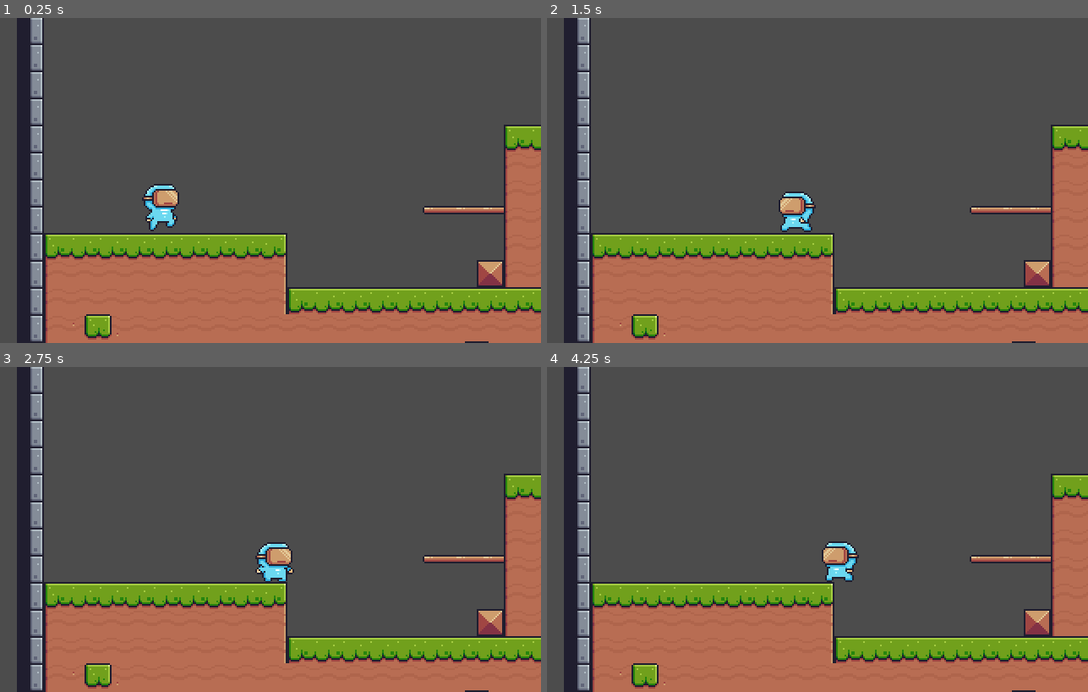
Above: before the commit, frames 1-4 (two rows, left to right).
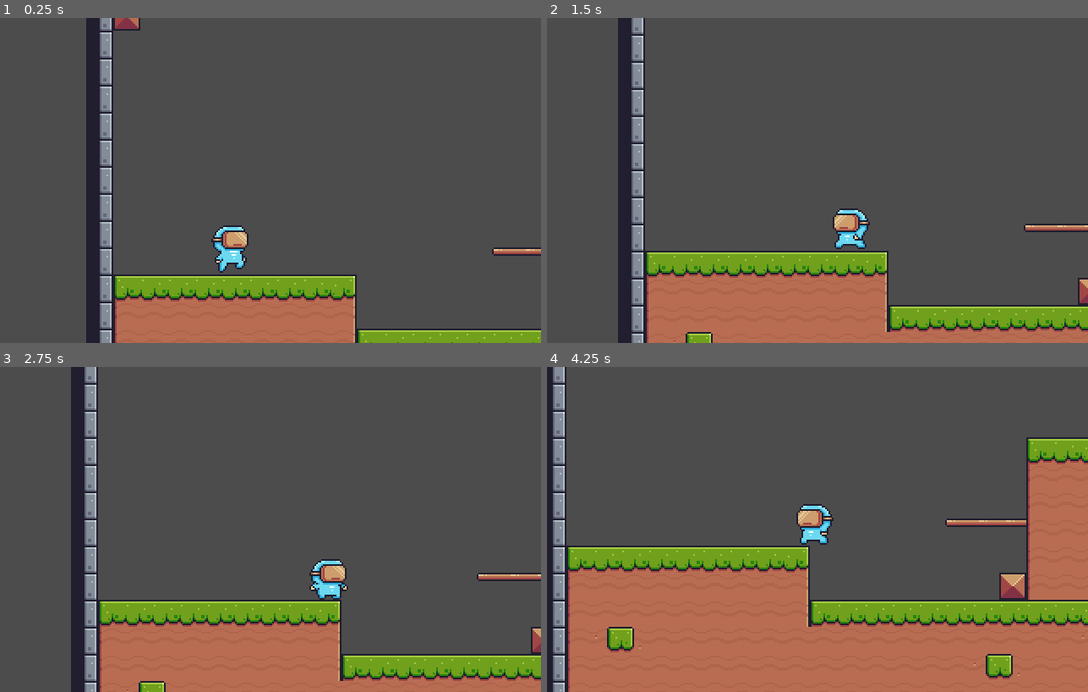
Above: after the commit, the same moments.

Repository: mayaramends/TEI_godot
Game: Godot game, scene res://Levels/Level_01.tscn
Two runs of this game, one before a commit and one after it. Both use one fixed random seed, a clock stepped at 60 frames per second and the inputs below.
Inputs:
- Up to frame 1 (0.25 s): no input
- Up to frame 2 (1.5 s): hold Right (move_right) 0.53-1.28 s; tap Space (jump) at 0.77 s; hold Left (move_left) from 1.28 s (still down)
- Up to frame 3 (2.75 s): tap Space (jump) at 1.52 s; release Left (move_left) at 2.03 s; hold Right (move_right) from 2.03 s (still down)
- Up to frame 4 (4.25 s): tap Space (jump) at 3.02, 3.77 s; release Right (move_right) at 3.53 s; hold Left (move_left) from 3.53 s (still down)

The runs differ from the first frame. In frame 1, 32% of the frame differs, in the area x 3-100%, y 0-100%; in frame 2, 29%; in frame 3, 29%; in frame 4, 32%, in the area x 0-100%, y 0-100%.

Commit message:
camera e limintes (mais bugs arrumados)

Diff:
--- a/Levels/Level_01.tscn
+++ b/Levels/Level_01.tscn
@@ -61,7 +61,7 @@
 points = PoolVector2Array( 0, 0, 16, 0, 16, 16, 0, 16 )
 
 [sub_resource type="ConvexPolygonShape2D" id=24]
-points = PoolVector2Array( 0, 16, 16, 16, 16, 16, 0, 16 )
+points = PoolVector2Array( 0, 0, 16, 0, 16, 16, 0, 16 )
 
 [sub_resource type="ConvexPolygonShape2D" id=25]
 points = PoolVector2Array( 0, 0, 16, 0, 16, 16, 0, 16 )
--- a/Scenes/Player.tscn
+++ b/Scenes/Player.tscn
@@ -265,3 +265,18 @@
 enabled = true
 cast_to = Vector2( 0, 12 )
 collision_mask = 8
+
+[node name="Camera2D" type="Camera2D" parent="."]
+current = true
+limit_left = -32
+limit_bottom = 260
+limit_smoothed = true
+drag_margin_h_enabled = true
+drag_margin_v_enabled = true
+smoothing_enabled = true
+drag_margin_left = 0.4
+drag_margin_top = 0.3
+drag_margin_right = 0.4
+drag_margin_bottom = 0.3
+editor_draw_limits = true
+editor_draw_drag_margin = true
Binary file added: Free/Terrain/Seasonal Tilesets/1 - Grassland/Background parts/1 - Foreground_scenery.png
Not shown, added: Free/Terrain/Seasonal Tilesets/1 - Grassland/Background parts/1 - Foreground_scenery.png.import
Binary file added: Free/Terrain/Seasonal Tilesets/1 - Grassland/Background parts/2 - Hills.png
Not shown, added: Free/Terrain/Seasonal Tilesets/1 - Grassland/Background parts/2 - Hills.png.import
Binary file added: Free/Terrain/Seasonal Tilesets/1 - Grassland/Background parts/3 - Cloud_cover_1.png
Not shown, added: Free/Terrain/Seasonal Tilesets/1 - Grassland/Background parts/3 - Cloud_cover_1.png.import
Binary file added: Free/Terrain/Seasonal Tilesets/1 - Grassland/Background parts/4 - Cloud_cover_2.png
Not shown, added: Free/Terrain/Seasonal Tilesets/1 - Grassland/Background parts/4 - Cloud_cover_2.png.import
Binary file added: Free/Terrain/Seasonal Tilesets/1 - Grassland/Background parts/5 - Sky_color.png
Not shown, added: Free/Terrain/Seasonal Tilesets/1 - Grassland/Background parts/5 - Sky_color.png.import
Binary file added: Free/Terrain/Seasonal Tilesets/1 - Grassland/Background parts/_Complete_static_BG_(288 x 208).png
Not shown, added: Free/Terrain/Seasonal Tilesets/1 - Grassland/Background parts/_Complete_static_BG_(288 x 208).png.import
(and 25 more such lines)
